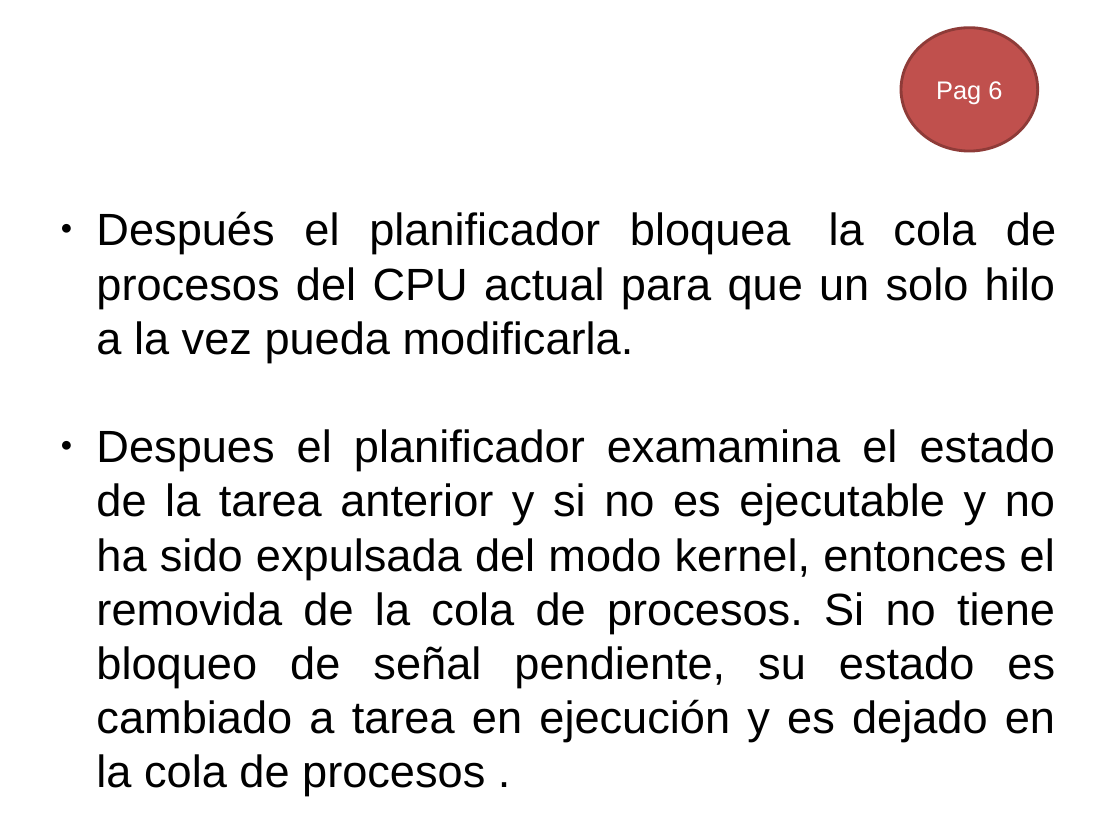
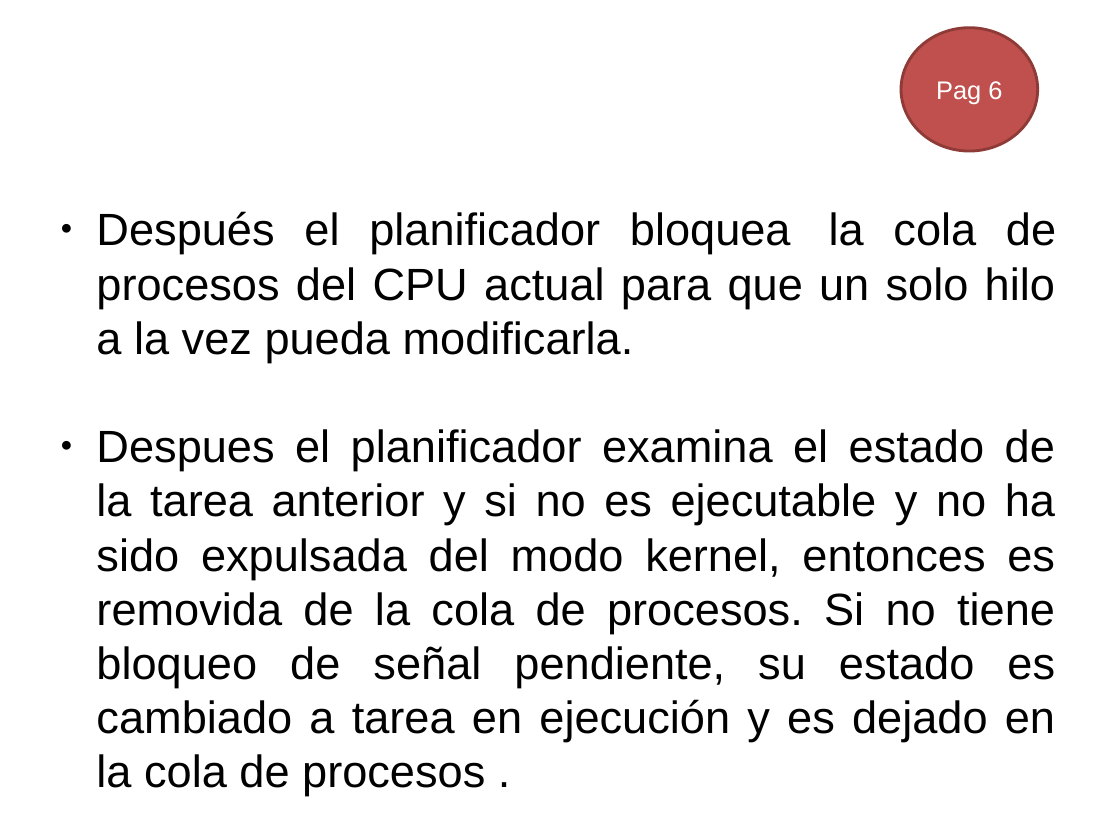
Before and after one commit to gwolf/clase-sistop-2017-01, a slide deck: slide 19 of exposiciones/planificadorCFS/planificadorCFS.pptx. Drawn at 1120x840 pixels with LibreOffice and Linux fonts; fonts in the diff are those of the drawing; background and template pictures are left out. Boxes give left, top, right and bottom in pixels: in the first picture for what was removed or moved away, otherwise in the second. Text is boxed around its words. In the diff, an @@ line names an element or a change of style, - is before the commit and + after.

```diff
--- a/exposiciones/planificadorCFS/planificadorCFS.pptx
+++ b/exposiciones/planificadorCFS/planificadorCFS.pptx
@@ text at bbox=[96, 429, 1055, 796]: text changed @@
-● Despues el planificador examamina el estado de la tarea anterior y si no es ejecutable y no ha sido expulsada del modo kernel, entonces el removida de la cola de procesos. Si no tiene bloqueo de señal pendiente, su estado es cambiado a tarea en ejecución y es dejado en la cola de procesos .
+● Despues el planificador examina el estado de la tarea anterior y si no es ejecutable y no ha sido expulsada del modo kernel, entonces es removida de la cola de procesos. Si no tiene bloqueo de señal pendiente, su estado es cambiado a tarea en ejecución y es dejado en la cola de procesos .
```
Also in this commit, not shown: 17 other slides changed.
